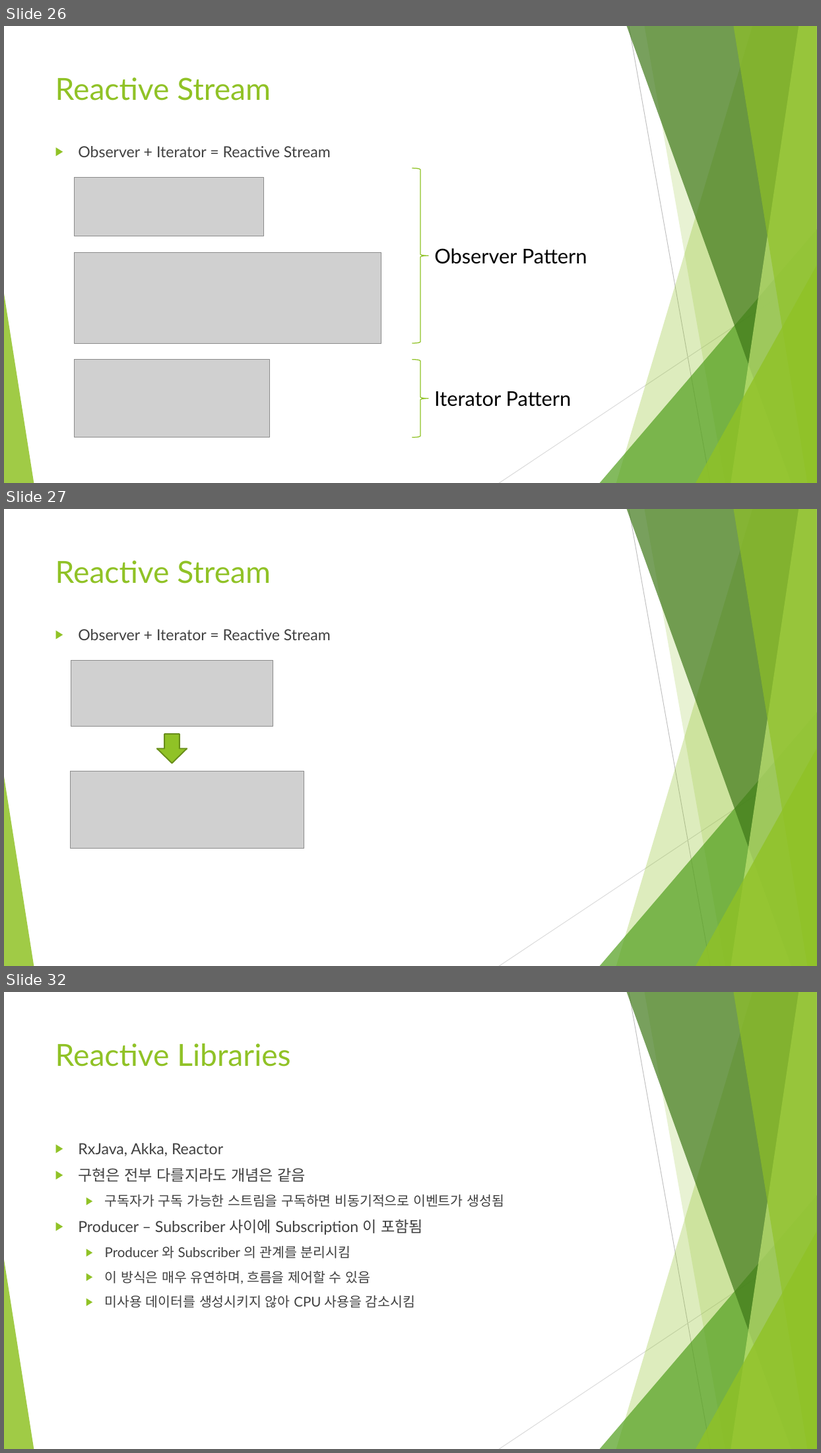
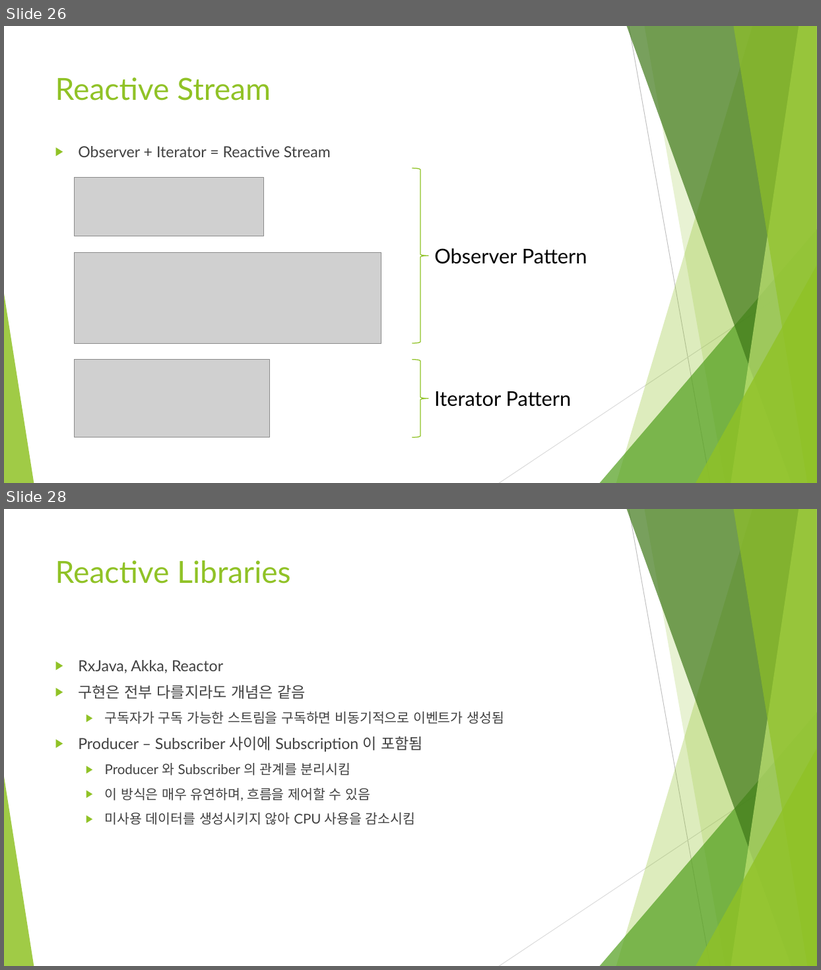
Before and after one commit to kariyan/reactive, a slide deck: docs/ReactiveProgramming_1st.pptx. Shown one above the other, each under a label of ours: slides 26, 27 and 32 before the commit, slides 26 and 28 after it; the slides between them are not shown. The pictures are 821x1453 and 821x970 pixels, drawn with LibreOffice and Linux fonts; fonts in the diff are those of the drawing; grey boxes stand for pictures. Boxes give left, top, right and bottom in pixels: in the first picture for what was removed or moved away, otherwise in the second. Text is boxed around its words. In the diff, an @@ line names an element or a change of style, - is before the commit and + after.

```diff
--- a/docs/ReactiveProgramming_1st.pptx
+++ b/docs/ReactiveProgramming_1st.pptx
@@ slide 27 removed at (4, 509, 817, 966), background #FFFFFF; not listed: 10 template elements that a slide beside it also shows @@
@@ title removed at (55, 560, 271, 584) @@
-Reactive Stream
@@ text removed at (78, 629, 331, 640) @@
-▶ Observer + Iterator = Reactive Stream
@@ picture removed at (71, 660, 273, 726) @@
@@ down arrow removed at (157, 734, 187, 763) @@
@@ picture removed at (70, 771, 304, 848) @@
@@ what was slide 32 is now slide 28 @@
```
Also in this commit, not shown: 7 slides changed, 1 slide added, 4 other slides removed, 1 other file.
